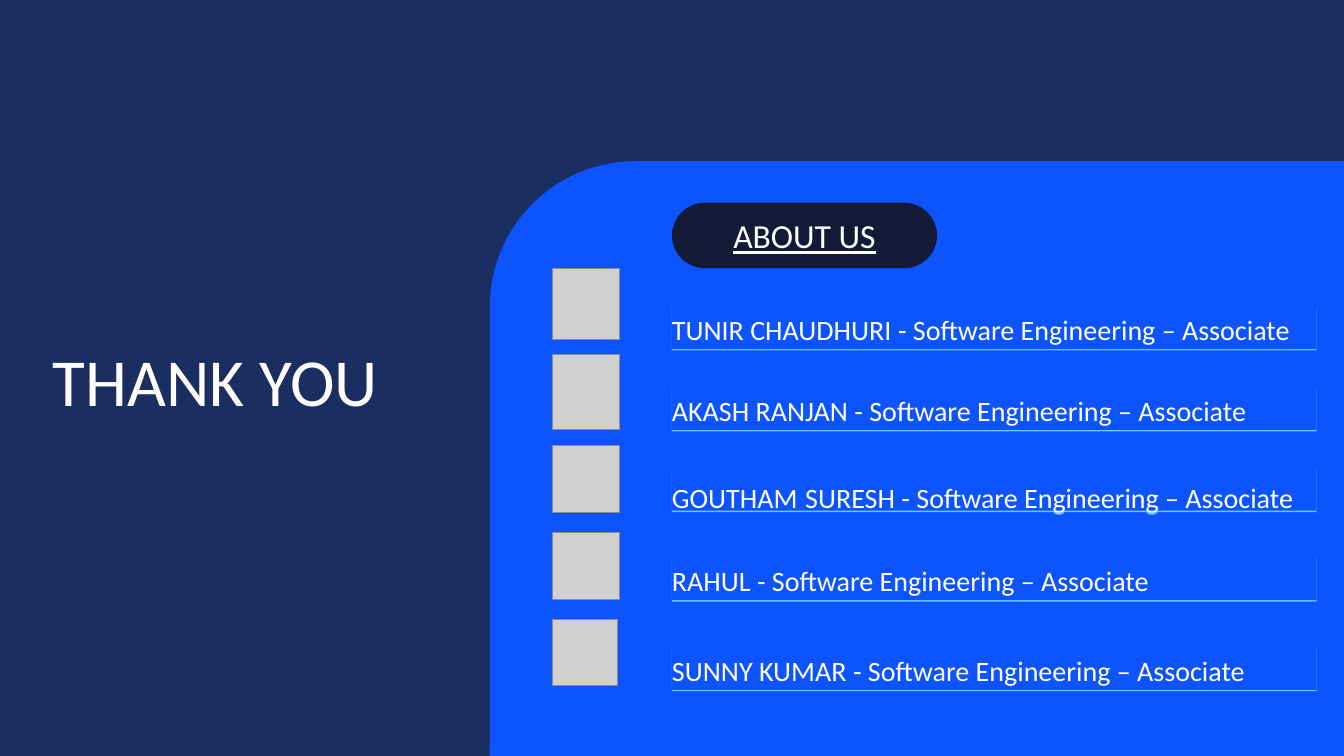
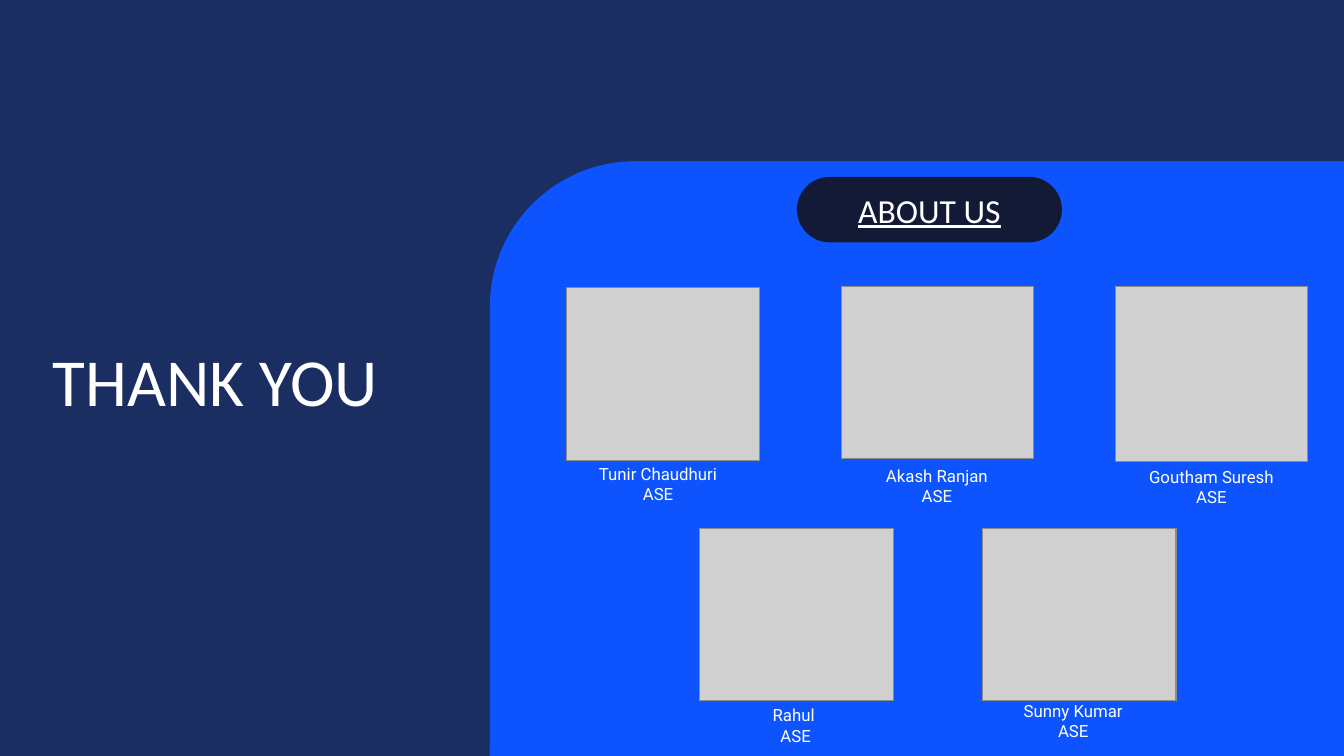
Before and after one commit to Tunir10Chaudhuri/Case_Study_Group_4, a slide deck: slide 11 of Case_Study_Group_4.pptx. Drawn at 1344x756 pixels with LibreOffice and Linux fonts; fonts in the diff are those of the drawing; grey boxes stand for pictures; background and template pictures are left out. Boxes give left, top, right and bottom in pixels: in the first picture for what was removed or moved away, otherwise in the second. Text is boxed around its words. In the diff, an @@ line names an element or a change of style, - is before the commit and + after.

```diff
--- a/Case_Study_Group_4.pptx
+++ b/Case_Study_Group_4.pptx
@@ text "ABOUT US": place and size @@
-text "ABOUT US" at [673, 203, 938, 268]
+text "ABOUT US" at [798, 176, 1063, 242]
@@ picture: place and size @@
-picture at [553, 268, 619, 339]
+picture at [567, 287, 760, 460]
@@ picture: place and size @@
-picture at [553, 355, 619, 431]
+picture at [842, 286, 1034, 459]
@@ picture: place and size @@
-picture at [553, 446, 619, 512]
+picture at [1116, 286, 1309, 462]
@@ text removed at [673, 306, 1318, 349] @@
-TUNIR CHAUDHURI - Software Engineering – Associate
@@ rectangle removed at [673, 386, 1318, 430] @@
-AKASH RANJAN - Software Engineering – Associate
@@ text added at [599, 467, 717, 500], 12 pt, text #FFFFFF @@
+Tunir Chaudhuri
+ASE
@@ rectangle removed at [673, 468, 1318, 511] @@
-GOUTHAM SURESH - Software Engineering – Associate
@@ text added at [886, 469, 988, 502], 12 pt, text #FFFFFF @@
+Akash Ranjan
+ASE
@@ text added at [1149, 470, 1274, 503], 12 pt, text #FFFFFF @@
+Goutham Suresh
+ASE
@@ picture: place and size @@
-picture at [553, 532, 619, 599]
+picture at [700, 529, 893, 701]
@@ picture: place and size @@
-picture at [553, 619, 617, 686]
+picture at [982, 529, 1176, 702]
@@ rectangle removed at [673, 557, 1318, 600] @@
-RAHUL - Software Engineering – Associate
@@ rectangle removed at [673, 646, 1318, 690] @@
-SUNNY KUMAR - Software Engineering – Associate
@@ text added at [773, 708, 815, 742], 12 pt, text #FFFFFF @@
+Rahul
+ASE
@@ text added at [1024, 705, 1123, 737], 12 pt, text #FFFFFF @@
+Sunny Kumar
+ASE
```
Also in this commit, not shown: 2 other slides changed.
